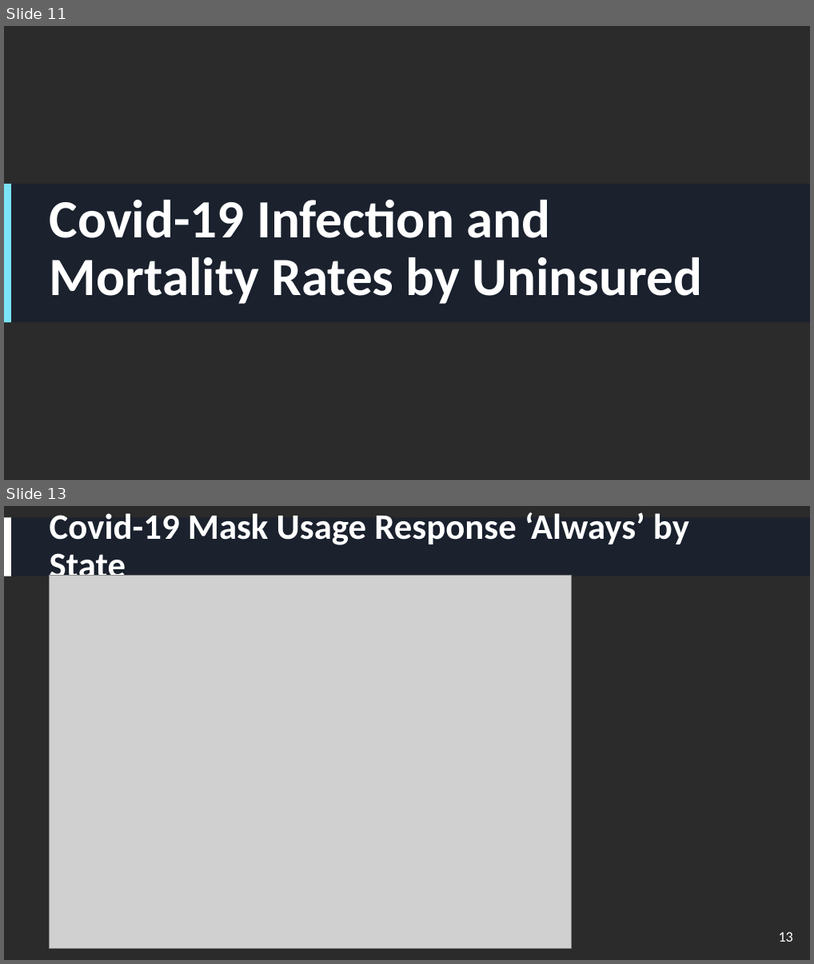
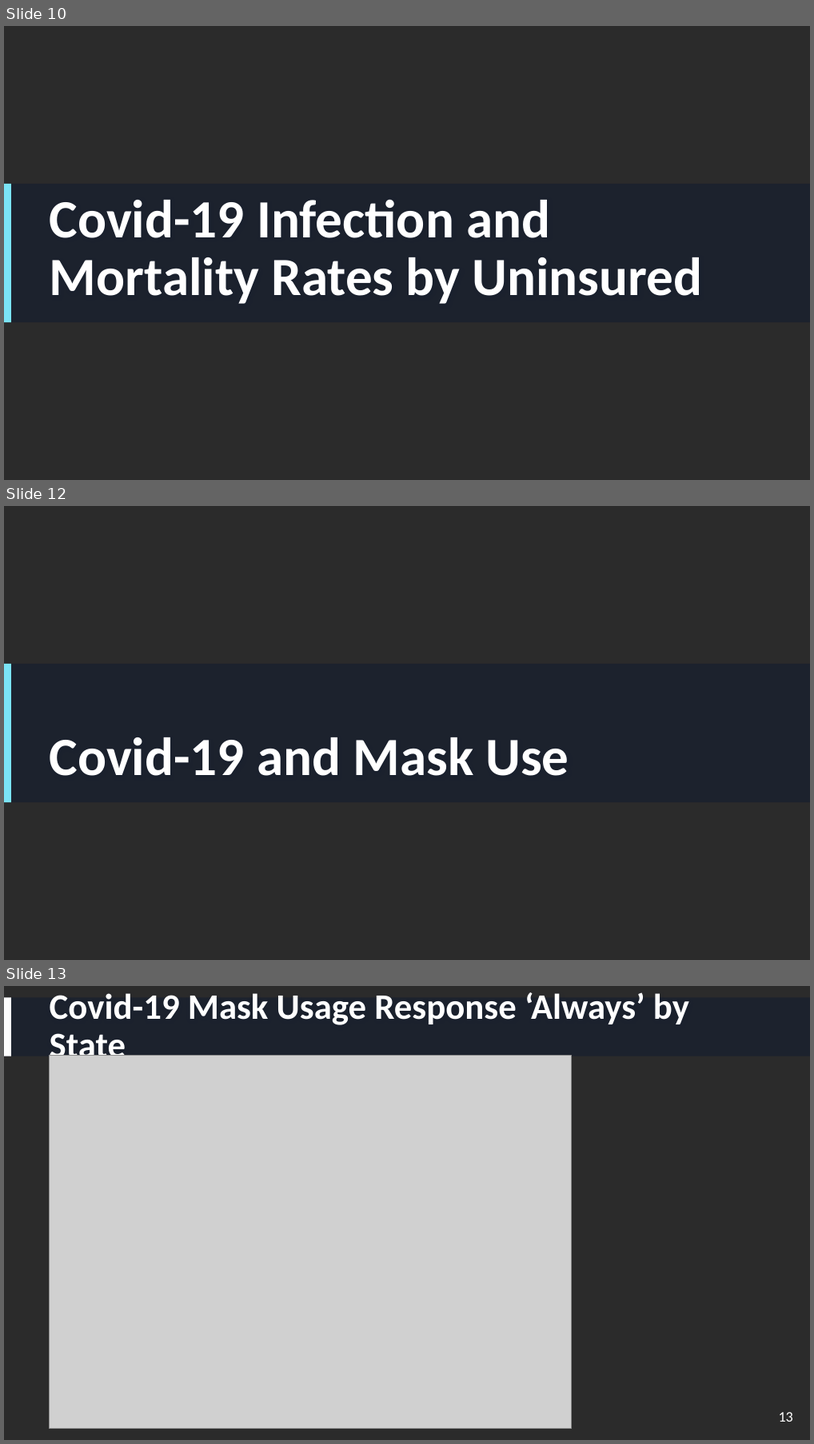
Before and after one commit to havyjavy/Healthcare-and-Covid-19, a slide deck: Healthcare_and_Covid19_NewStyle.pptx. Shown one above the other, each under a label of ours: slides 11 and 13 before the commit, slides 10, 12 and 13 after it; the slides between them are not shown. The pictures are 814x964 and 814x1444 pixels, drawn with LibreOffice and Linux fonts; fonts in the diff are those of the drawing; grey boxes stand for pictures; background and template pictures are left out; a plain dark background stands for a picture behind light text. Boxes give left, top, right and bottom in pixels: in the first picture for what was removed or moved away, otherwise in the second. Text is boxed around its words. In the diff, an @@ line names an element or a change of style, - is before the commit and + after.

```diff
--- a/Healthcare_and_Covid19_NewStyle.pptx
+++ b/Healthcare_and_Covid19_NewStyle.pptx
@@ slide 12 added at (x1=4, y1=506, x2=810, y2=960), background picture (left out); not listed: 2 template elements that a slide beside it also shows @@
@@ title added at (x1=50, y1=737, x2=569, y2=776), 48 pt, text #FFFFFF, bold @@
+Covid-19 and Mask Use
@@ what was slide 11 is now slide 10 @@
```
Also in this commit, not shown: 5 slides changed, 2 slides removed, 1 other file.
